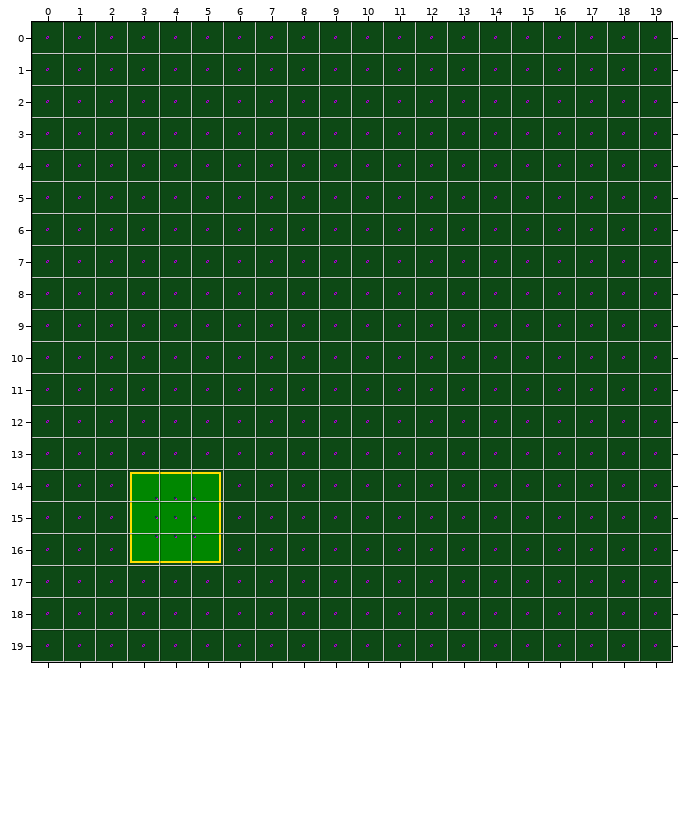
One commit to this Tiled map: bin/demo-map3.tmx. The picture above was drawn from the file before the commit.
Cells are 32x32 px. Shown: x 0..19, y 0..19.
After:
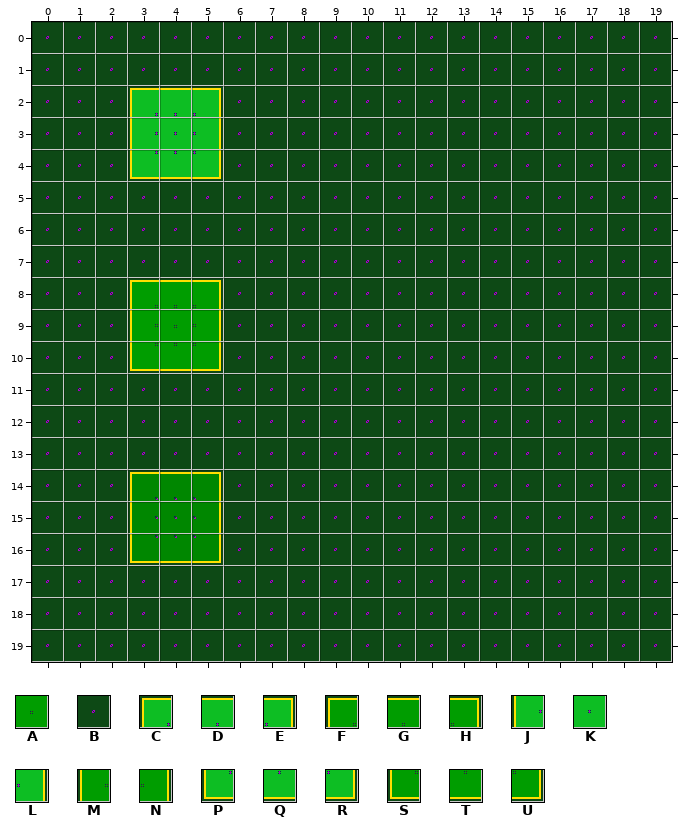
Key: from "test-tileset": A 10 "flat", B 16 "flat", C 27 "wall", D 28 "wall", E 29 "wall", F 30 "wall", G 31 "wall", H 32 "wall", J 36 "wall", K 37 "flat", L 38 "wall", M 39 "wall", N 41 "wall", P 45 "wall", Q 46 "wall", R 47 "wall", S 48 "wall", T 49 "wall", U 50 "wall".
_ is an empty cell.
From the commit log: Initial two-way graphics WIP
Change:
Layer "Tile Layer 1":
Tile A replaces tile B in row 9 at x 4.
Tile C replaces tile B in row 2 at x 3.
Tile D replaces tile B in row 2 at x 4.
Tile E replaces tile B in row 2 at x 5.
Tile F replaces tile B in row 8 at x 3.
Tile G replaces tile B in row 8 at x 4.
Tile H replaces tile B in row 8 at x 5.
Tile J replaces tile B in row 3 at x 3.
Tile K replaces tile B in row 3 at x 4.
Tile L replaces tile B in row 3 at x 5.
Tile M replaces tile B in row 9 at x 3.
Tile N replaces tile B in row 9 at x 5.
Tile P replaces tile B in row 4 at x 3.
Tile Q replaces tile B in row 4 at x 4.
Tile R replaces tile B in row 4 at x 5.
Tile S replaces tile B in row 10 at x 3.
Tile T replaces tile B in row 10 at x 4.
Tile U replaces tile B in row 10 at x 5.
Pixel boxes of the changes (left, top, right, bottom) in both pictures:
changed: (130, 88, 221, 179)
changed: (130, 280, 221, 371)
